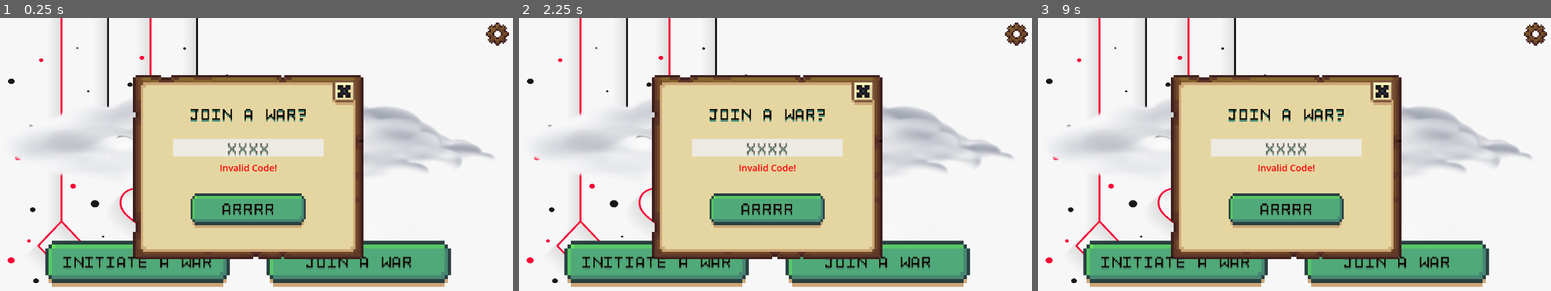
Above: before the commit, frames 1-3 (left to right).
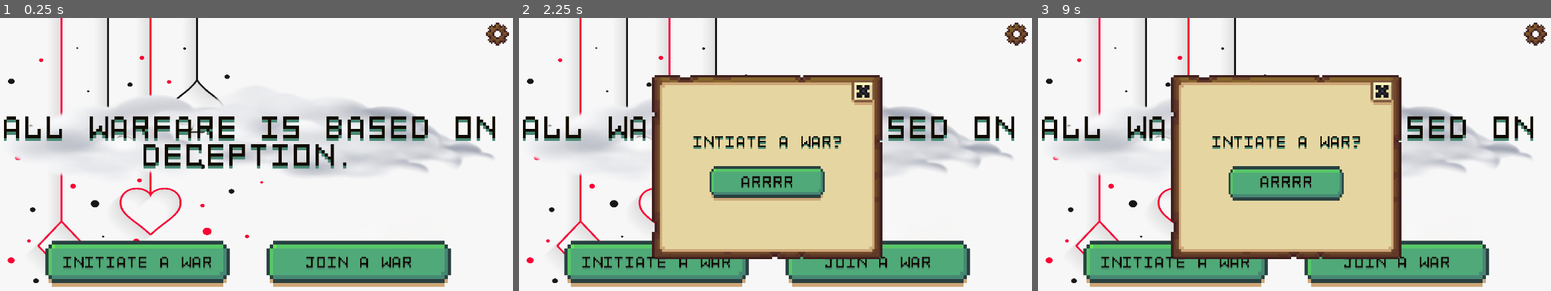
Above: after the commit, the same moments.

Repository: spicywheatbread/art-of-egyptian-war
Game: Godot game, scene res://Assets/Scenes/Lobby.tscn
The game is run twice, just before and just after one commit, with the same random seed, the same clock (stepped at 60 frames per second) and the same inputs.
Inputs (mouse positions are in pixels of both pictures, inside the frame that each line leads up to):
- Up to frame 1 (0.25 s): no input
- Up to frame 2 (2.25 s): click (765, 184) at 0.52 s; click (765, 209) at 1.27 s; click (657, 263) at 2 s
- Up to frame 3 (9 s): click (1397, 263) at 2.75 s; click (1535, 34) at 3.5 s; tap Enter at 4.25, 5.75, 7.25 s; move the mouse to (1402, 151) at 4.27 s; click (1402, 151) at 4.42 s; tap Space at 5, 6.5, 8 s; drag from (1181, 181) to (1258, 225) at 5.02 s; move the mouse to (1340, 102) at 5.77 s; click (1340, 102) at 5.92 s; drag from (1258, 225) to (1125, 121) at 6.52 s; move the mouse to (1443, 211) at 7.27 s; click (1443, 211) at 7.42 s; drag from (1125, 121) to (1207, 91) at 8.02 s; move the mouse to (1315, 168) at 8.77 s; click (1315, 168) at 8.92 s

The runs differ from the first frame. In frame 1, 31% of the frame differs, in the area x 0-97%, y 20-89%; in frame 2, 9.3%; in frame 3, 9.4%.
Error before the commit: Parse Error: Identifier "Globals" not declared in the current scope. (res://Assets/Scripts/lobby.gd:40)

Commit message:
Basic implementation for webscoket + login

Diff:
--- a/Assets/Scripts/lobby.gd
+++ b/Assets/Scripts/lobby.gd
@@ -8,10 +8,6 @@
 @export var StatsDisplay : Node
 @export var JoinCodeInput : Node
 @export var InvalidCodeMessage : Node
-
-
-var socket = WebSocketPeer.new()
-var websocket_url = "ws://127.0.0.1:8080" # Localhost
 
 
 var quotes = ["Victorious warriors win first...",
@@ -45,65 +41,9 @@
 	QuoteDisplay.text = quotes[random_int].to_upper()
 
 
-	# Initiate connection to the given URL.
-	var err = socket.connect_to_url(websocket_url)
-	if err == OK:
-		print("Connecting to %s..." % websocket_url)
-		# Wait for the socket to connect.
-		await get_tree().create_timer(2).timeout
-	else:
-		push_error("Unable to connect.")
-		set_process(false)
-
-
 # Called every frame. 'delta' is the elapsed time since the previous frame.
 func _process(delta: float) -> void:
-	# Data transfer and state updates will only happen when calling this function.
-	socket.poll()
-
-	# get_ready_state() tells you what state the socket is in.
-	var state = socket.get_ready_state()
-
-	# `WebSocketPeer.STATE_OPEN` means the socket is connected and ready
-	# to send and receive data.
-	if state == WebSocketPeer.STATE_OPEN:
-		while socket.get_available_packet_count():
-			var packet = socket.get_packet()
-			if socket.was_string_packet():
-				var packet_text = packet.get_string_from_utf8()
-				var response = JSON.parse_string(packet_text)
-				print(response)
-
-				# Handle error
-				if response["type"] == "error":
-					if response["code"] == "INVALID_GAME_CODE":
-						InvalidCodeMessage.visible = true
-					else:
-						print(response)
-				else:
-					# Change scene to lobby upon creation or joining
-					if response["type"] == "lobbyState":
-						# Set lobby_id in Global variables
-						Globals.lobby_code = response["gameCode"]
-
-						# Switch the lobby after getting/confirming lobby ID
-						get_tree().change_scene_to_file("res://Assets/Scenes/GameObjects/test.tscn")
-
-			else:
-				print("< Got binary data from server: %d bytes" % packet.size())
-
-	# `WebSocketPeer.STATE_CLOSING` means the socket is closing.
-	# It is important to keep polling for a clean close.
-	elif state == WebSocketPeer.STATE_CLOSING:
-		pass
-
-	# `WebSocketPeer.STATE_CLOSED` means the connection has fully closed.
-	# It is now safe to stop polling.
-	elif state == WebSocketPeer.STATE_CLOSED:
-		# The code will be `-1` if the disconnection was not properly notified by the remote peer.
-		var code = socket.get_close_code()
-		print("WebSocket closed with code: %d. Clean: %s" % [code, code != -1])
-		set_process(false) # Stop processing.
+	pass
 
 
 func _on_host_game_button_pressed() -> void:
@@ -133,12 +73,10 @@
 
 
 func _on_host_game_confirm_button_pressed() -> void:
-	var new_lobby = JSON.stringify({ "type": "createLobby", "username": Globals.username })
-	socket.send_text(new_lobby)
-	# Sending new lobby triggers scene change in process function on success
+	NetworkClient.create_lobby()
 
 func _on_join_game_confirm_button_pressed() -> void:
 	InvalidCodeMessage.visible = false
-	var join_lobby = JSON.stringify({ "type": "joinLobby", "gameCode": JoinCodeInput.text })
-	socket.send_text(join_lobby)
-	# Sending join lobby triggers scene change in process function on success
+	var success = await NetworkClient.join_lobby(JoinCodeInput.text)
+	if !success:
+		InvalidCodeMessage.visible = true
--- a/Assets/Scripts/network_client.gd
+++ b/Assets/Scripts/network_client.gd
@@ -5,6 +5,7 @@
 signal auth_ok (username: String)
 signal lobby_state(payload: Dictionary)
 signal game_state (payload: Dictionary)
+signal lobby_response(data)
 
 @export var websocket_url: String = "ws://127.0.0.1:8080"
 #@export var auto_reconnect: bool = false
@@ -12,18 +13,26 @@
 var _socket: WebSocketPeer = WebSocketPeer.new()
 var _is_connected: bool = false
 
+
 # Called when the node enters the scene tree for the first time.
 func _ready() -> void:
 	set_process(true)
-	 # Replace with function body.
+	connect_backend()
 
 # Called every frame. 'delta' is the elapsed time since the previous frame.
 func _process(delta: float) -> void:
 	_poll_socket()
 
 func connect_backend():
-	var state = _socket.get_ready_state()
-	# TODO add some err handling?
+	# Initiate connection to the given URL
+	var err = _socket.connect_to_url(websocket_url)
+	if err == OK:
+		print("Connecting to %s..." % websocket_url)
+		# Wait for the socket to connect.
+		await get_tree().create_timer(2).timeout
+	else:
+		push_error("Unable to connect.")
+		set_process(false)
 
 func send_json (payload: Dictionary):
 	if _socket.get_ready_state() != WebSocketPeer.STATE_OPEN:
@@ -43,13 +52,63 @@
 	pass
 
 func create_lobby ():
-	pass
+	var new_lobby = JSON.stringify({ "type": "createLobby", "username": Globals.username })
+	_socket.send_text(new_lobby)
+	var data = await lobby_response
+	if data["type"] != "error":
+		# Set lobby codeand go to game
+		Globals.lobby_code = data["lobby"]["gameCode"]
+		get_tree().change_scene_to_file("res://Assets/Scenes/GameObjects/test.tscn")
 
 func join_lobby (game_code: String):
-	pass
+	var join_lobby = JSON.stringify({ "type": "joinLobby", "gameCode": game_code })
+	_socket.send_text(join_lobby)
+	var data = await lobby_response
+	print(lobby_response)
+	if data["code"] == "ROOM_NOT_FOUND":
+		return false
+	elif data["type"] != "error":
+		# Set lobby codeand go to game
+		Globals.lobby_code = data["lobby"]["gameCode"]
+		get_tree().change_scene_to_file("res://Assets/Scenes/GameObjects/test.tscn")
 
 func leave_lobby ():
 	pass
 
 func _poll_socket ():
-	pass
+	# Data transfer and state updates will only happen when calling this function.
+	_socket.poll()
+
+	# get_ready_state() tells you what state the socket is in.
+	var state = _socket.get_ready_state()
+
+	# `WebSocketPeer.STATE_OPEN` means the socket is connected and ready
+	# to send and receive data.
+	if state == WebSocketPeer.STATE_OPEN:
+		while _socket.get_available_packet_count():
+			var packet = _socket.get_packet()
+			if _socket.was_string_packet():
+				var packet_text = packet.get_string_from_utf8()
+				var response = JSON.parse_string(packet_text)
+				print(response)
+
+				# Emit signal based on type received
+				match response.get("type"):
+					"lobbyState":
+						lobby_response.emit(response)
+
+			else:
+				print("< Got binary data from server: %d bytes" % packet.size())
+
+	# `WebSocketPeer.STATE_CLOSING` means the socket is closing.
+	# It is important to keep polling for a clean close.
+	elif state == WebSocketPeer.STATE_CLOSING:
+		pass
+
+	# `WebSocketPeer.STATE_CLOSED` means the connection has fully closed.
+	# It is now safe to stop polling.
+	elif state == WebSocketPeer.STATE_CLOSED:
+		# The code will be `-1` if the disconnection was not properly notified by the remote peer.
+		var code = _socket.get_close_code()
+		print("WebSocket closed with code: %d. Clean: %s" % [code, code != -1])
+		set_process(false) # Stop processing.
--- a/project.godot
+++ b/project.godot
@@ -18,6 +18,7 @@
 [autoload]
 
 NetworkClient="*uid://bxojecquvvo3l"
+Globals="*uid://eqdn7hh8se5r"
 
 [input]
 
Not shown: 1 places in Assets/Scenes/GameObjects/test.tscn that only renumber resources
